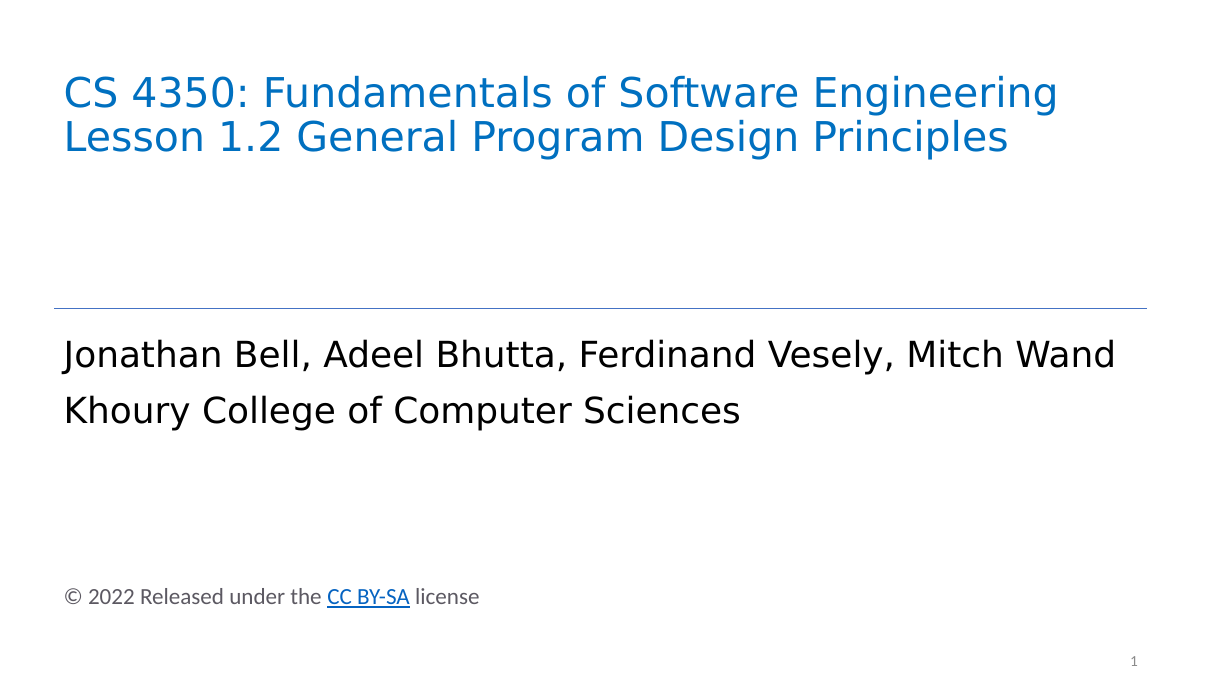
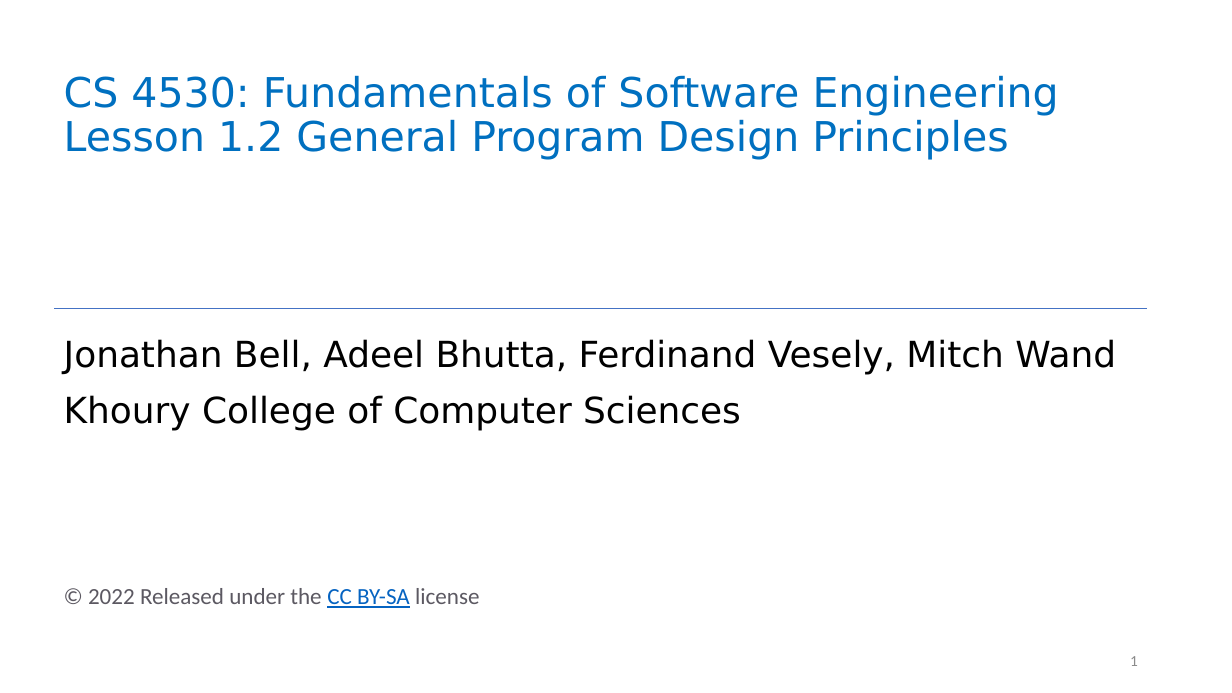
Before and after one commit to neu-se/CS4530-Spring-2022, a slide deck: slide 1 of Slides/Lesson 1.2 General Program Design Principles.pptx. Drawn at 1232x693 pixels with LibreOffice and Linux fonts; fonts in the diff are those of the drawing. Boxes give left, top, right and bottom in pixels: in the first picture for what was removed or moved away, otherwise in the second. Text is boxed around its words. In the diff, an @@ line names an element or a change of style, - is before the commit and + after.

Commit message:
Add PDFs for week 1 slides, fix typo in week 1 slides

```diff
--- a/Slides/Lesson 1.2 General Program Design Principles.pptx
+++ b/Slides/Lesson 1.2 General Program Design Principles.pptx
@@ title at [64,75,1059,160]: text changed @@
-CS 4350: Fundamentals of Software Engineering
-Lesson 1.2 General Program Design Principles
+CS 4530: Fundamentals of Software Engineering
+Lesson 1.2 General Program Design Principles
```
Also in this commit, not shown: 5 other files.
